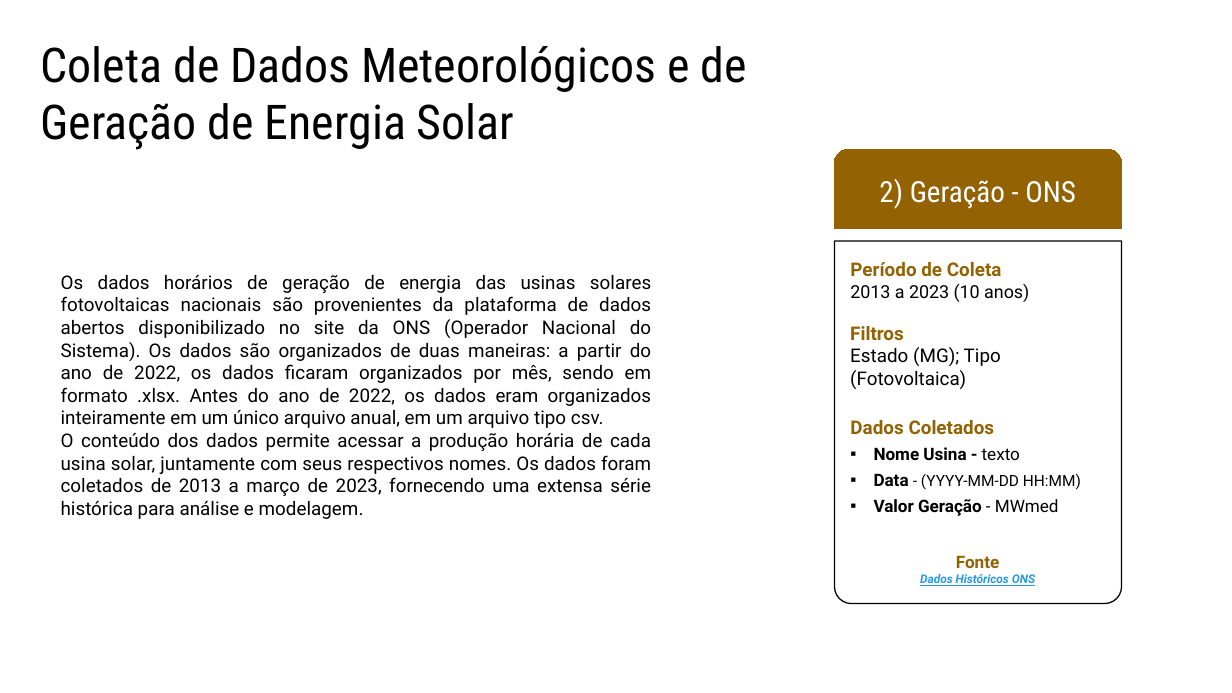
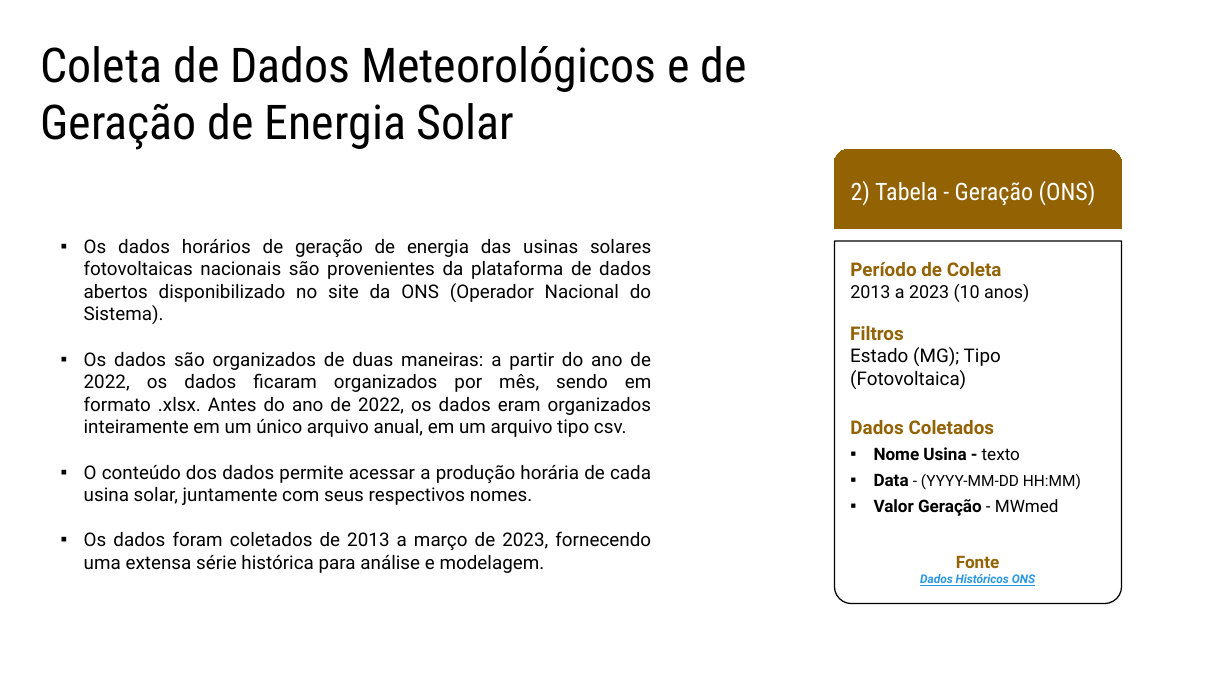
Before and after one commit to afazevedo/RadiantForecast, a slide deck: slide 6 of docs/presentation.pptx. Drawn at 1232x693 pixels with LibreOffice and Linux fonts; fonts in the diff are those of the drawing. Boxes give left, top, right and bottom in pixels: in the first picture for what was removed or moved away, otherwise in the second. Text is boxed around its words. In the diff, an @@ line names an element or a change of style, - is before the commit and + after.

```diff
--- a/docs/presentation.pptx
+++ b/docs/presentation.pptx
@@ text in round same rect at [851, 181, 1096, 206]: text changed; size 17 to 14 pt @@
-2) Geração - ONS
+2) Tabela - Geração (ONS)
@@ text at [84, 239, 651, 573]: text changed @@
-Os dados horários de geração de energia das usinas solares fotovoltaicas nacionais são provenientes da plataforma de dados abertos disponibilizado no site da ONS (Operador Nacional do Sistema). Os dados são organizados de duas maneiras: a partir do ano de 2022, os dados ficaram organizados por mês, sendo em formato .xlsx. Antes do ano de 2022, os dados eram organizados inteiramente em um único arquivo anual, em um arquivo tipo csv.
-O conteúdo dos dados permite acessar a produção horária de cada usina solar, juntamente com seus respectivos nomes. Os dados foram coletados de 2013 a março de 2023, fornecendo uma extensa série histórica para análise e modelagem.
+▪ Os dados horários de geração de energia das usinas solares fotovoltaicas nacionais são provenientes da plataforma de dados abertos disponibilizado no site da ONS (Operador Nacional do Sistema).
+▪ Os dados são organizados de duas maneiras: a partir do ano de 2022, os dados ficaram organizados por mês, sendo em formato .xlsx. Antes do ano de 2022, os dados eram organizados inteiramente em um único arquivo anual, em um arquivo tipo csv.
+▪ O conteúdo dos dados permite acessar a produção horária de cada usina solar, juntamente com seus respectivos nomes.
+▪ Os dados foram coletados de 2013 a março de 2023, fornecendo uma extensa série histórica para análise e modelagem.
```
Also in this commit, not shown: 18 other slides changed, 3 slides added, 3 slides removed, 4 other files.
